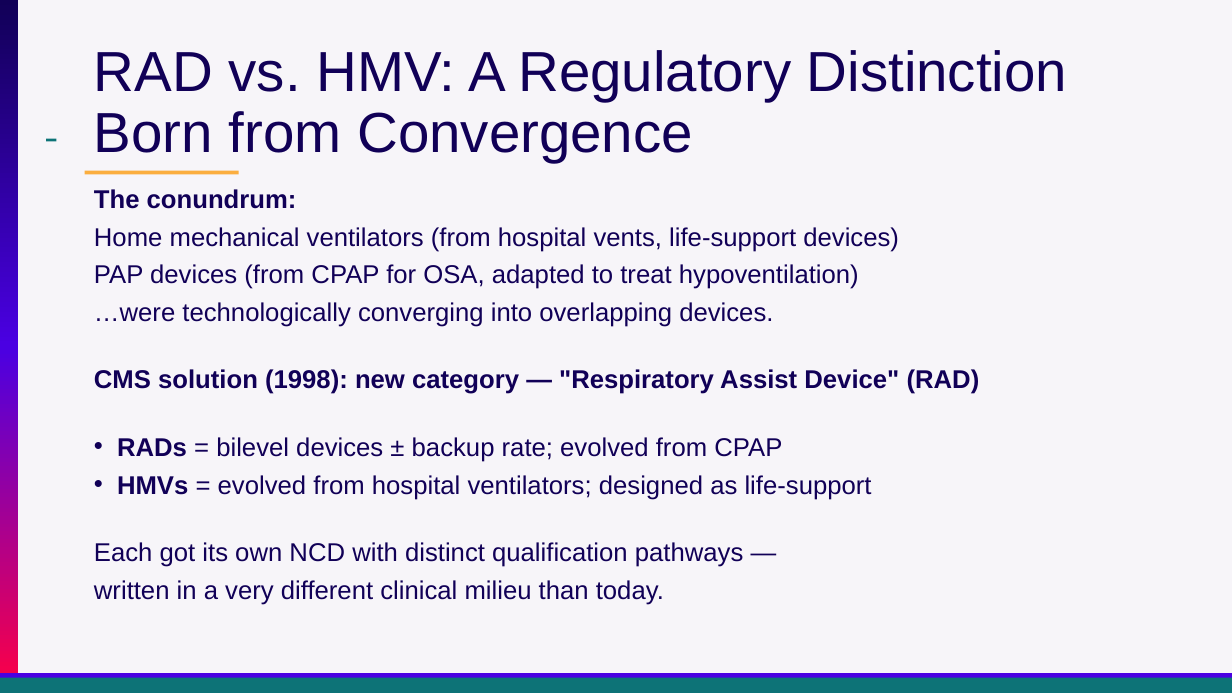
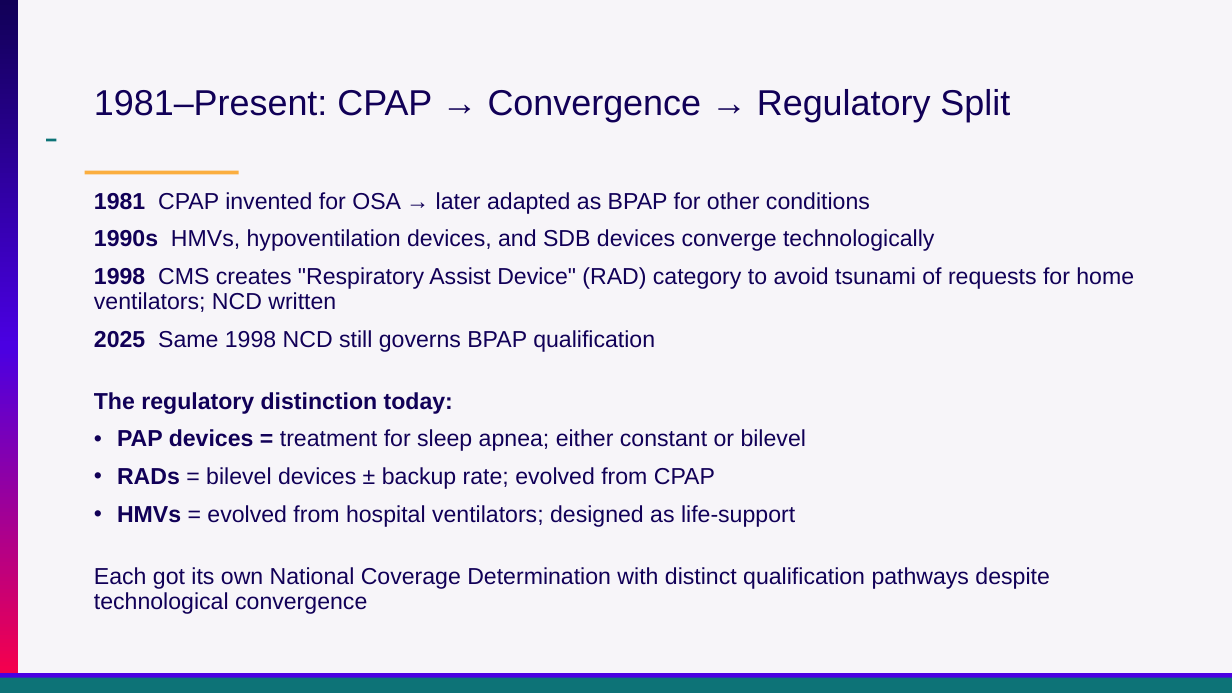
Before and after one commit to reblocke/clinical_talks, a slide deck: slide 28 of archive/Presentations/Locke Utah ACP OHS 2026.pptx (slide 29 before the commit). Drawn at 1232x693 pixels with LibreOffice and Linux fonts; fonts in the diff are those of the drawing. Boxes give left, top, right and bottom in pixels: in the first picture for what was removed or moved away, otherwise in the second. Text is boxed around its words. In the diff, an @@ line names an element or a change of style, - is before the commit and + after.

```diff
--- a/archive/Presentations/Locke Utah ACP OHS 2026.pptx
+++ b/archive/Presentations/Locke Utah ACP OHS 2026.pptx
@@ title at (94, 89, 1010, 122): text changed; size 44 to 28 pt @@
-RAD vs. HMV: A Regulatory Distinction Born from Convergence
+1981–Present: CPAP → Convergence → Regulatory Split
@@ text at (94, 192, 1134, 451): text changed; size 20 to 18 pt @@
-The conundrum:
-Home mechanical ventilators (from hospital vents, life-support devices)
-PAP devices (from CPAP for OSA, adapted to treat hypoventilation)
-…were technologically converging into overlapping devices.
-CMS solution (1998): new category — "Respiratory Assist Device" (RAD)
+1981 CPAP invented for OSA → later adapted as BPAP for other conditions
+1990s HMVs, hypoventilation devices, and SDB devices converge technologically
+1998 CMS creates "Respiratory Assist Device" (RAD) category to avoid tsunami of requests for home ventilators; NCD written
+2025 Same 1998 NCD still governs BPAP qualification
+The regulatory distinction today:
+• PAP devices = treatment for sleep apnea; either constant or bilevel
@@ text at (117, 467, 795, 527): size 20 to 18 pt in "RADs = bilevel devices ± backup rate; ...", "HMVs = evolved from hospital ventilators; designed ..."; line spacing 0.8 to 0.9 @@
@@ text at (94, 567, 1049, 614): text changed; size 20 to 18 pt @@
-Each got its own NCD with distinct qualification pathways —
-written in a very different clinical milieu than today.
+Each got its own National Coverage Determination with distinct qualification pathways despite technological convergence
```
Also in this commit, not shown: 25 other slides changed, 8 slides added, 7 slides removed, 1 other file.
